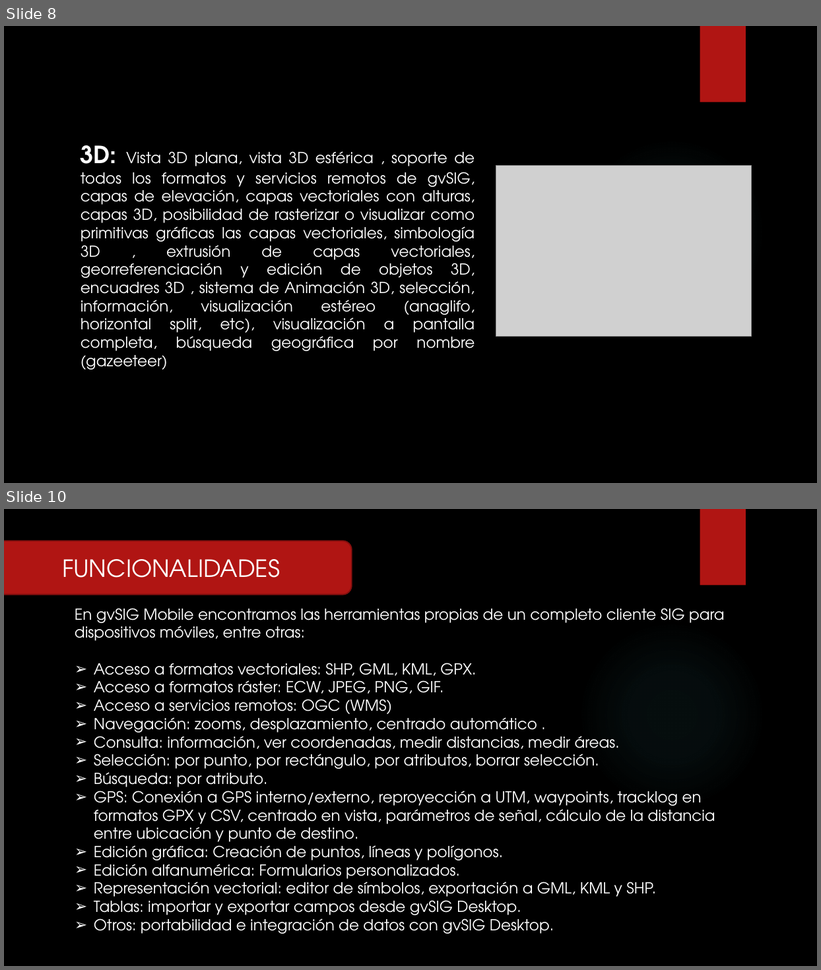
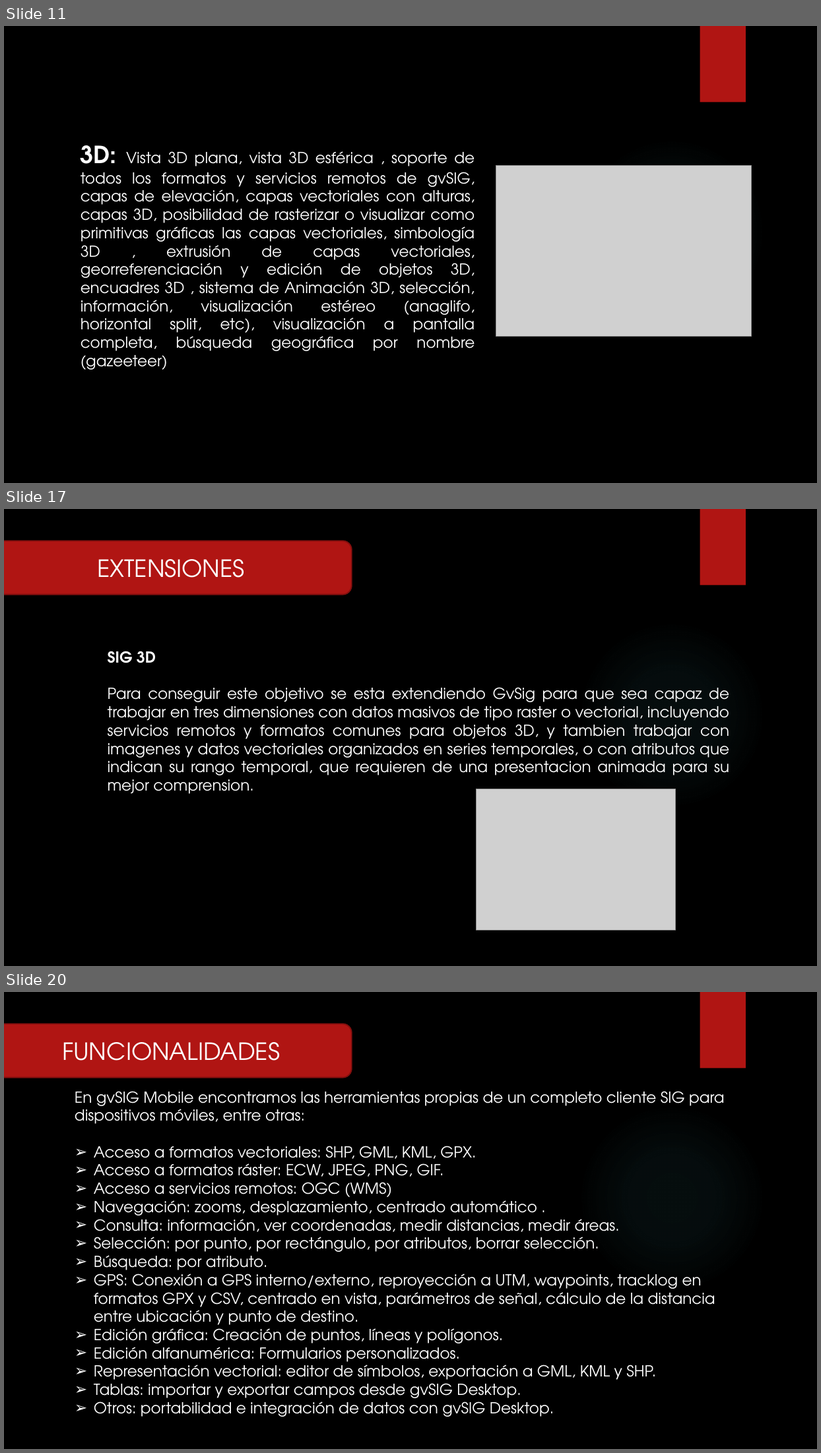
Before and after one commit to RFray/gvSIG, a slide deck: Expo-gvSIG.pptx. Shown one above the other, each under a label of ours: slides 8 and 10 before the commit, slides 11, 17 and 20 after it; the slides between them are not shown. The pictures are 821x970 and 821x1453 pixels, drawn with LibreOffice and Linux fonts; fonts in the diff are those of the drawing; grey boxes stand for pictures; background and template pictures are left out. Boxes give left, top, right and bottom in pixels: in the first picture for what was removed or moved away, otherwise in the second. Text is boxed around its words. In the diff, an @@ line names an element or a change of style, - is before the commit and + after.

Commit message:
Asi queda la expo para hoy unos ajustes mas y ya

```diff
--- a/Expo-gvSIG.pptx
+++ b/Expo-gvSIG.pptx
@@ slide 17 added at (4,509,817,966), background picture (left out); not listed: 2 template elements that a slide beside it also shows @@
@@ rounded rectangle added at (4,541,352,594), fill #B01513, outline #82100E 1.5 pt, 28 pt, text #FFFFFF @@
+EXTENSIONES
@@ text added at (108,651,729,794), 18 pt, text #FFFFFF @@
+SIG 3D
+Para conseguir este objetivo se esta extendiendo GvSig para que sea capaz de trabajar en tres dimensiones con datos masivos de tipo raster o vectorial, incluyendo servicios remotos y formatos comunes para objetos 3D, y tambien trabajar con imagenes y datos vectoriales organizados en series temporales, o con atributos que indican su rango temporal, que requieren de una presentacion animada para su mejor comprension.
@@ picture added at (477,789,677,931) @@
@@ what was slide 8 is now slide 11 @@
@@ what was slide 10 is now slide 20 @@
```
Also in this commit, not shown: 5 slides changed, 9 other slides added.
